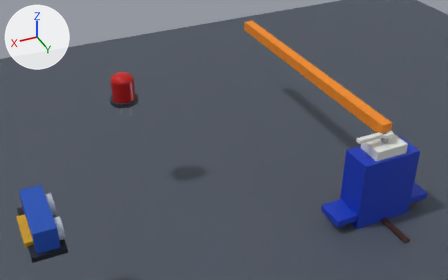
What one commit did to the Blender file examples/servo-arm/virtual/virtual.blend.
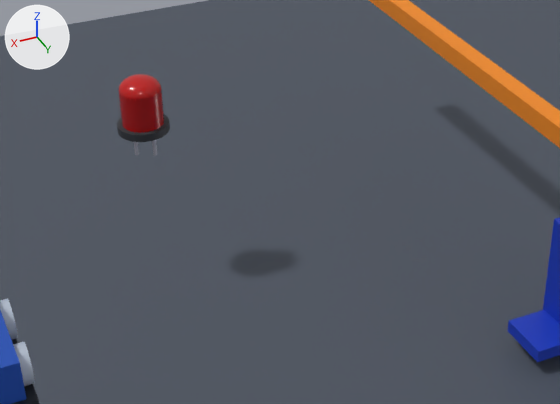
Old and new are each drawn whole from a camera (50 mm lens) standing at (1.218, 1.356, 1.394) and looking at (0.413, -0.373, 0.198) and again close up on the part from 10% to 78% of the width and 11% to 89% of the height. The lights are fixed; the arrows at upper left show +X, +Y and +Z. The first two pictures are the older version.

In view in the first close-up: 'Body', 'Floor', 'LedBarrel', 'LedBase', 'LedDome', 'LeftEye', 'Rod', 'ServoBody', 'ServoMountRight' and 4 more.
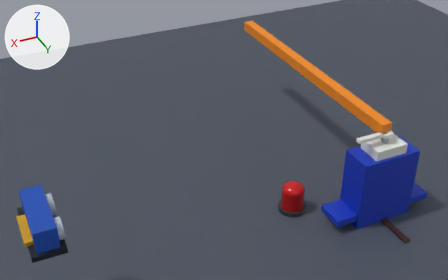
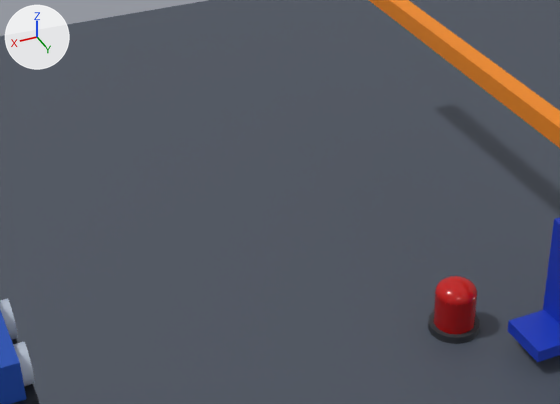
ob_led is not drawn itself; it is the parent of ob_ledbase, ob_ledbody, ob_ledanode, ob_ledcathode.

Location of each change, [x1, y1, x2, y2] in pixels of the close-ups (560 x 404 px):
```json
{"object": "LedBarrel", "change": "moved", "before": [118, 89, 164, 133], "after": [434, 292, 477, 334]}
{"object": "LedDome", "change": "moved", "before": [118, 74, 161, 101], "after": [435, 276, 477, 306]}
{"object": "LedBase", "change": "moved", "before": [117, 115, 170, 142], "after": [428, 311, 480, 344]}
{"object": "LedAnode", "change": "moved", "before": [152, 140, 157, 156], "on screen": "not visible afterwards"}
```

Edits to the scene script, one JSON object a line:
```json
{"op": "set", "path": "ob_led.location", "old": "(0.72, -0.55, 0.34)", "new": "(0.254, -0.137, 0.0)"}
```
